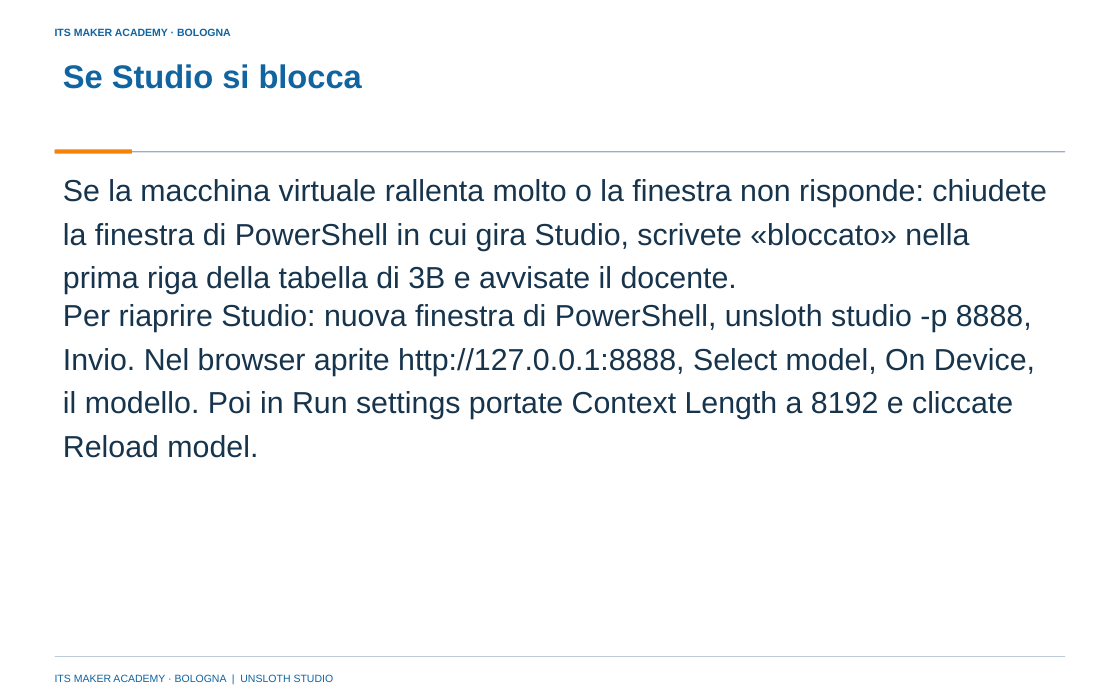
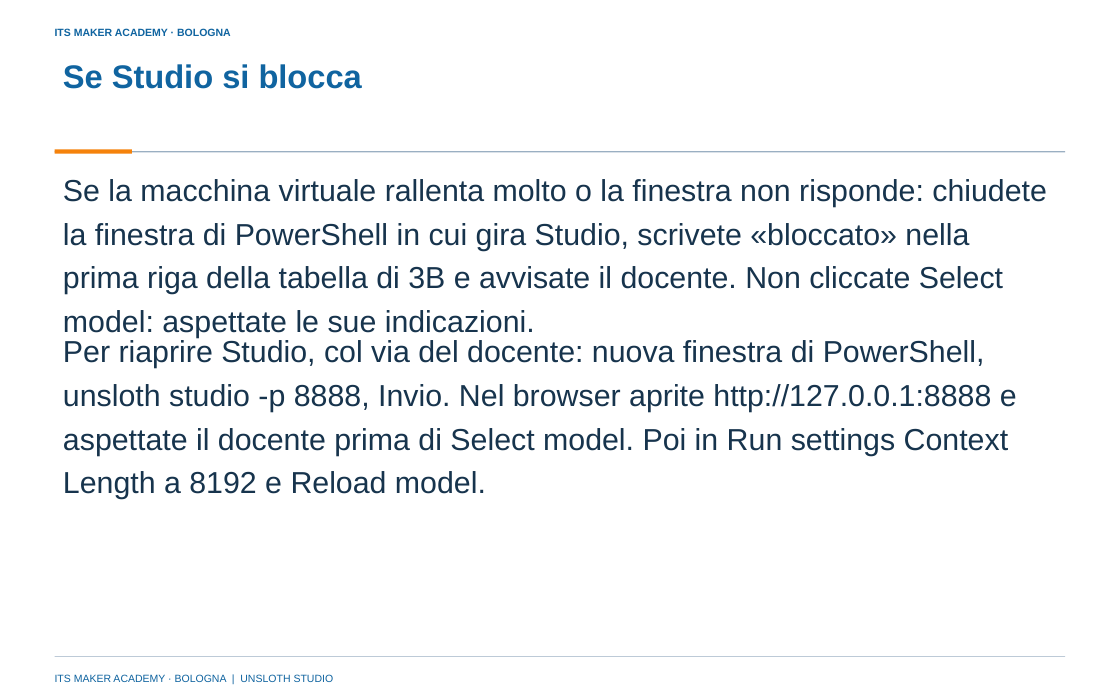
Before and after one commit to franzo9393/ITSCorso_UnslothStudio-Git, a slide deck: slide 13 of lezione 4 - modello locale e istruzioni di sistema/Lezione4_Modello_locale_e_istruzioni_di_sistema_ITS_MAKER.pptx. Drawn at 1120x700 pixels with LibreOffice and Linux fonts; fonts in the diff are those of the drawing; background and template pictures are left out. Boxes give left, top, right and bottom in pixels: in the first picture for what was removed or moved away, otherwise in the second. Text is boxed around its words. In the diff, an @@ line names an element or a change of style, - is before the commit and + after.

Commit message:
Lezione 4: correzioni dalla revisione didattica (download del modello, riapertura dopo un blocco, controlli minori)

```diff
--- a/lezione 4 - modello locale e istruzioni di sistema/Lezione4_Modello_locale_e_istruzioni_di_sistema_ITS_MAKER.pptx
+++ b/lezione 4 - modello locale e istruzioni di sistema/Lezione4_Modello_locale_e_istruzioni_di_sistema_ITS_MAKER.pptx
@@ text at [63,179,1047,338]: text changed @@
-Se la macchina virtuale rallenta molto o la finestra non risponde: chiudete la finestra di PowerShell in cui gira Studio, scrivete «bloccato» nella prima riga della tabella di 3B e avvisate il docente.
+Se la macchina virtuale rallenta molto o la finestra non risponde: chiudete la finestra di PowerShell in cui gira Studio, scrivete «bloccato» nella prima riga della tabella di 3B e avvisate il docente. Non cliccate Select model: aspettate le sue indicazioni.
@@ text at [63,338,1017,499]: text changed @@
-Per riaprire Studio: nuova finestra di PowerShell, unsloth studio -p 8888, Invio. Nel browser aprite http://127.0.0.1:8888, Select model, On Device, il modello. Poi in Run settings portate Context Length a 8192 e cliccate Reload model.
+Per riaprire Studio, col via del docente: nuova finestra di PowerShell, unsloth studio -p 8888, Invio. Nel browser aprite http://127.0.0.1:8888 e aspettate il docente prima di Select model. Poi in Run settings Context Length a 8192 e Reload model.
```
Also in this commit, not shown: 2 other slides changed, 11 other files.
